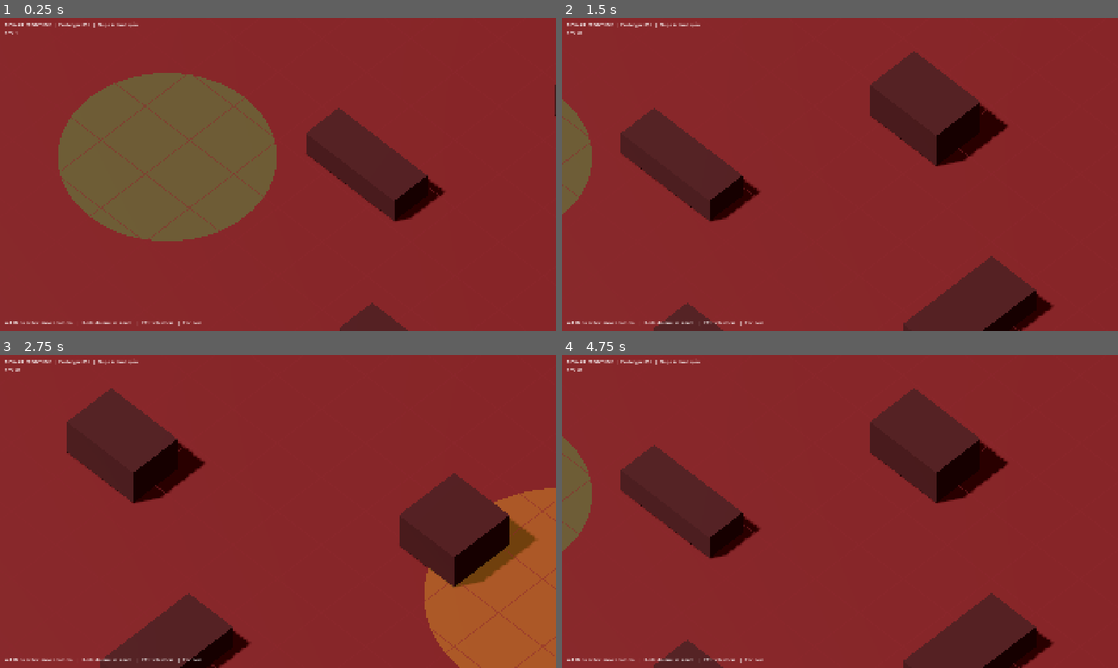
Above: before the commit, frames 1-4 (two rows, left to right).
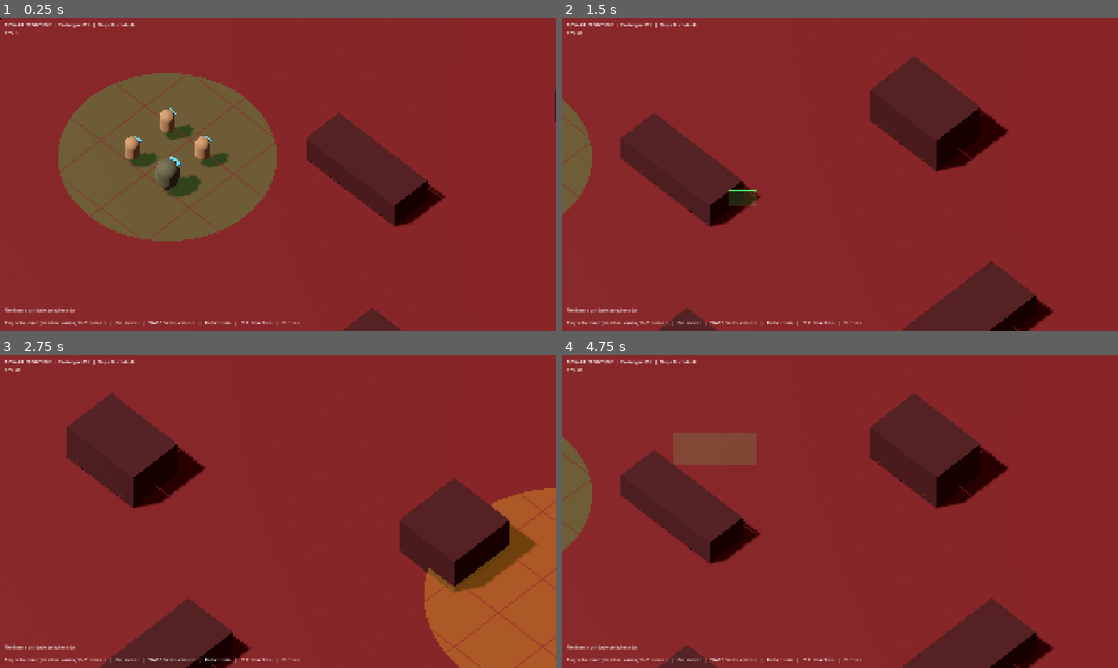
Above: after the commit, the same moments.

Repository: polargamerbr/BIO-WARS-GAME
Game: Godot game, scene res://scenes/main/Main.tscn
Two runs of this game, one before a commit and one after it. Both use one fixed random seed, a clock stepped at 60 frames per second and the inputs below.
Inputs (mouse positions are in pixels of both pictures, inside the frame that each line leads up to):
- Up to frame 1 (0.25 s): no input
- Up to frame 2 (1.5 s): tap Enter at 0.5 s; move the mouse to (962, 158) at 0.52 s; hold D 0.53-1.25 s; click (962, 158) at 0.67 s; drag from (728, 190) to (812, 237) at 1.27 s
- Up to frame 3 (2.75 s): move the mouse to (333, 442) at 2.02 s; hold D from 2.03 s (still down); click (333, 442) at 2.17 s
- Up to frame 4 (4.75 s): release D at 2.75 s; drag from (812, 574) to (673, 464) at 2.77 s; move the mouse to (1006, 558) at 3.52 s; hold A 3.53-4.25 s; click (1006, 558) at 3.67 s; drag from (673, 464) to (756, 433) at 4.27 s

The runs differ from the first frame. In frame 1, 3.3% of the frame differs, in the area x 0-100%, y 0-100%; in frame 2, 3.5%; in frame 3, 3.1%; in frame 4, 4.8%, in the area x 0-89%, y 1-100%.

Commit message:
Etapa B: unidade base, seleção e movimento
- UnitData (Resource) e dados provisórios de Neutrophil e Macrophage
- Unit: corpo provisório, anel de seleção, vida e movimento com
  NavigationAgent3D e desvio entre unidades
- SelectionController: clique, arrastar, Shift e ordem de movimento
  com clique direito, marcador de destino e painel da seleção
- Chão e obstáculos com colisão; malha de navegação gerada só a partir
  do chão, com obstáculos como bloqueios (evita ilhas no topo deles)
- 3 Neutrophil e 1 Macrophage na área inicial
- Docs: CHANGELOG 0.0.2, README e decisões D003 e D004

Co-Authored-By: Claude Sonnet 5.5 <noreply@anthropic.com>

Diff:
--- /dev/null
+++ b/data/units/macrophage.tres
@@ -0,0 +1,14 @@
+[gd_resource type="Resource" script_class="UnitData" load_steps=2 format=3]
+
+[ext_resource type="Script" path="res://scripts/units/unit_data.gd" id="1_data"]
+
+[resource]
+script = ExtResource("1_data")
+id = &"macrophage"
+display_name = "MACROPHAGE"
+category = 0
+max_health = 250.0
+move_speed = 3.5
+body_radius = 0.75
+body_height = 2.2
+body_color = Color(0.30, 0.33, 0.25, 1)
--- /dev/null
+++ b/data/units/neutrophil.tres
@@ -0,0 +1,14 @@
+[gd_resource type="Resource" script_class="UnitData" load_steps=2 format=3]
+
+[ext_resource type="Script" path="res://scripts/units/unit_data.gd" id="1_data"]
+
+[resource]
+script = ExtResource("1_data")
+id = &"neutrophil"
+display_name = "NEUTROPHIL"
+category = 0
+max_health = 100.0
+move_speed = 6.0
+body_radius = 0.5
+body_height = 1.8
+body_color = Color(0.55, 0.47, 0.33, 1)
--- a/scripts/core/main.gd
+++ b/scripts/core/main.gd
@@ -4,19 +4,36 @@
 ## erro em arquivo de cena. Quando o sistema de mapas existir, isto vira cena própria.
 
 const CameraRigScript := preload("res://scripts/core/camera_rig.gd")
+const SelectionControllerScript := preload("res://scripts/core/selection_controller.gd")
+const UnitScript := preload("res://scripts/units/unit.gd")
 
 const MAP_SIZE := 80.0
+const START_ZONE_CENTER := Vector3(-24.0, 0.0, 18.0)
+
+## Unidades iniciais do teste, com a posição relativa ao centro da área inicial.
+const STARTING_UNITS := [
+	["res://data/units/neutrophil.tres", Vector3(-1.6, 0.0, -1.6)],
+	["res://data/units/neutrophil.tres", Vector3(1.6, 0.0, -1.6)],
+	["res://data/units/neutrophil.tres", Vector3(-1.6, 0.0, 1.6)],
+	["res://data/units/macrophage.tres", Vector3(1.6, 0.0, 1.6)],
+]
 
 var _fps_label: Label
+var _nav_region: NavigationRegion3D
+var _obstacle_boxes: Array[AABB] = []
 
 
 func _ready() -> void:
 	_build_environment()
+	_build_navigation_region()
 	_build_ground()
+	_build_obstacles()
+	_bake_navigation()
 	_build_grid()
-	_build_obstacles()
 	_build_zones()
 	_build_camera()
+	_spawn_units()
+	_build_selection()
 	_build_hud()
 
 
@@ -55,17 +72,81 @@
 	add_child(sun)
 
 
+func _build_navigation_region() -> void:
+	_nav_region = NavigationRegion3D.new()
+	_nav_region.name = "NavigationRegion"
+	add_child(_nav_region)
+
+
+func _bake_navigation() -> void:
+	## Só o chão é superfície andável. Os obstáculos entram como bloqueios que recortam a malha,
+	## senão o topo deles viraria uma ilha navegável impossível de alcançar.
+	## O raio do agente (0,75 m) cobre a maior unidade, o Macrophage.
+	var nav_mesh := NavigationMesh.new()
+	nav_mesh.cell_size = 0.25
+	nav_mesh.cell_height = 0.25
+	nav_mesh.agent_radius = 0.75
+	nav_mesh.agent_height = 2.0
+
+	var source := NavigationMeshSourceGeometryData3D.new()
+	var h := MAP_SIZE * 0.5
+	var ground_faces := PackedVector3Array([
+		Vector3(-h, 0.0, -h), Vector3(h, 0.0, -h), Vector3(h, 0.0, h),
+		Vector3(-h, 0.0, -h), Vector3(h, 0.0, h), Vector3(-h, 0.0, h),
+	])
+	source.add_faces(ground_faces, Transform3D.IDENTITY)
+	for box in _obstacle_boxes:
+		var lo := box.position
+		var hi := box.end
+		var outline := PackedVector3Array([
+			Vector3(lo.x, 0.0, lo.z), Vector3(hi.x, 0.0, lo.z),
+			Vector3(hi.x, 0.0, hi.z), Vector3(lo.x, 0.0, hi.z),
+		])
+		# carve = false para o raio do agente também afastar o caminho dos obstáculos.
+		source.add_projected_obstruction(outline, 0.0, box.size.y, false)
+
+	NavigationServer3D.bake_from_source_geometry_data(nav_mesh, source)
+	_nav_region.navigation_mesh = nav_mesh
+
+	# O bake deixa a malha um pouco acima do chão. Abaixa a região por esse desvio, para a
+	# malha ficar em y = 0 junto com os pés das unidades (as distâncias de chegada são em 3D).
+	var lowest := INF
+	for v in nav_mesh.get_vertices():
+		lowest = minf(lowest, v.y)
+	_nav_region.position.y = -lowest
+
+
+func _add_static_block(
+	block_name: String, center: Vector3, size: Vector3, material: Material, blocks_navigation := false
+) -> void:
+	## Bloco sólido com colisão (camada do mundo) e malha visível.
+	if blocks_navigation:
+		_obstacle_boxes.append(AABB(center - size * 0.5, size))
+	var body := StaticBody3D.new()
+	body.name = block_name
+	body.collision_layer = Unit.LAYER_WORLD
+	body.collision_mask = 0
+	body.position = center
+	var shape := BoxShape3D.new()
+	shape.size = size
+	var collider := CollisionShape3D.new()
+	collider.shape = shape
+	body.add_child(collider)
+	var mesh := BoxMesh.new()
+	mesh.size = size
+	mesh.material = material
+	var visual := MeshInstance3D.new()
+	visual.mesh = mesh
+	body.add_child(visual)
+	_nav_region.add_child(body)
+
+
 func _build_ground() -> void:
-	var mesh := PlaneMesh.new()
-	mesh.size = Vector2(MAP_SIZE, MAP_SIZE)
 	var mat := StandardMaterial3D.new()
 	mat.albedo_color = Color(0.36, 0.08, 0.10)
 	mat.roughness = 0.85
-	mesh.material = mat
-	var ground := MeshInstance3D.new()
-	ground.name = "Ground"
-	ground.mesh = mesh
-	add_child(ground)
+	# Placa de 1 m de espessura com o topo em y = 0.
+	_add_static_block("Ground", Vector3(0.0, -0.5, 0.0), Vector3(MAP_SIZE, 1.0, MAP_SIZE), mat)
 
 
 func _build_grid() -> void:
@@ -106,14 +187,7 @@
 	mat.roughness = 0.9
 	var i := 0
 	for o in obstacles:
-		var mesh := BoxMesh.new()
-		mesh.size = o[1]
-		mesh.material = mat
-		var block := MeshInstance3D.new()
-		block.name = "Obstacle%d" % i
-		block.mesh = mesh
-		block.position = o[0]
-		add_child(block)
+		_add_static_block("Obstacle%d" % i, o[0], o[1], mat, true)
 		i += 1
 
 
@@ -148,12 +222,26 @@
 	add_child(rig)
 
 
+func _spawn_units() -> void:
+	for entry in STARTING_UNITS:
+		var unit := UnitScript.new() as Unit
+		unit.setup(load(entry[0]) as UnitData)
+		unit.position = START_ZONE_CENTER + (entry[1] as Vector3)
+		add_child(unit)
+
+
+func _build_selection() -> void:
+	var controller := SelectionControllerScript.new()
+	controller.name = "SelectionController"
+	add_child(controller)
+
+
 func _build_hud() -> void:
 	var layer := CanvasLayer.new()
 	add_child(layer)
 
 	var title := Label.new()
-	title.text = "BIOWAR: FRONTLINE  |  Prototype 001  |  Etapa A: fundação"
+	title.text = "BIOWAR: FRONTLINE  |  Prototype 001  |  Etapa B: controle"
 	title.position = Vector2(16.0, 12.0)
 	layer.add_child(title)
 
@@ -162,6 +250,6 @@
 	layer.add_child(_fps_label)
 
 	var help := Label.new()
-	help.text = "WASD ou setas: mover câmera   |   Roda do mouse: zoom   |   F11: tela cheia   |   Esc: sair"
+	help.text = "Esq: selecionar (arrastar: vários, Shift: somar)   |   Dir: mover   |   WASD/setas: câmera   |   Roda: zoom   |   F11: tela cheia   |   Esc: sair"
 	help.position = Vector2(16.0, 1040.0)
 	layer.add_child(help)
--- /dev/null
+++ b/scripts/core/selection_controller.gd
@@ -0,0 +1,213 @@
+class_name SelectionController
+extends Node
+## Seleção e ordens de movimento com o mouse.
+##   Clique esquerdo: seleciona uma unidade (clicar no vazio limpa a seleção).
+##   Arrastar com o esquerdo: seleciona todas as unidades dentro do retângulo.
+##   Shift: soma à seleção (ou tira, no clique em uma unidade já selecionada).
+##   Clique direito: manda as unidades selecionadas para o ponto.
+## A seleção não interfere no movimento: só guarda quais unidades receberão a ordem.
+
+const DRAG_THRESHOLD := 6.0  ## Pixels que separam clique de arrasto.
+const RAY_LENGTH := 500.0
+const SLOT_GAP := 0.8  ## Espaço entre as unidades ao distribuir o destino, além dos corpos.
+
+var _selected: Array[Unit] = []
+var _pressing := false
+var _dragging := false
+var _press_pos := Vector2.ZERO
+var _overlay: BoxOverlay
+var _info: Label
+
+
+class BoxOverlay:
+	extends Control
+	var rect := Rect2()
+	var active := false
+
+	func _init() -> void:
+		mouse_filter = Control.MOUSE_FILTER_IGNORE
+		set_anchors_preset(Control.PRESET_FULL_RECT)
+
+	func _draw() -> void:
+		if active:
+			draw_rect(rect, Color(0.35, 1.0, 0.45, 0.15), true)
+			draw_rect(rect, Color(0.35, 1.0, 0.45, 0.9), false, 1.5)
+
+
+func _ready() -> void:
+	var layer := CanvasLayer.new()
+	layer.layer = 5
+	add_child(layer)
+	_overlay = BoxOverlay.new()
+	layer.add_child(_overlay)
+	_info = Label.new()
+	_info.position = Vector2(16.0, 996.0)
+	layer.add_child(_info)
+	_refresh_info()
+
+
+func get_selected() -> Array[Unit]:
+	return _selected
+
+
+func _unhandled_input(event: InputEvent) -> void:
+	var button := event as InputEventMouseButton
+	if button != null:
+		if button.button_index == MOUSE_BUTTON_LEFT:
+			if button.pressed:
+				_pressing = true
+				_dragging = false
+				_press_pos = button.position
+			elif _pressing:
+				_finish_press(button.position, button.shift_pressed)
+		elif button.button_index == MOUSE_BUTTON_RIGHT and button.pressed:
+			_order_move(button.position)
+		return
+
+	var motion := event as InputEventMouseMotion
+	if motion != null and _pressing:
+		if not _dragging and motion.position.distance_to(_press_pos) > DRAG_THRESHOLD:
+			_dragging = true
+		if _dragging:
+			_overlay.rect = Rect2(_press_pos, motion.position - _press_pos).abs()
+			_overlay.active = true
+			_overlay.queue_redraw()
+
+
+func _finish_press(pos: Vector2, additive: bool) -> void:
+	if _dragging:
+		_box_select(Rect2(_press_pos, pos - _press_pos).abs(), additive)
+	else:
+		_click_select(pos, additive)
+	_pressing = false
+	_dragging = false
+	_overlay.active = false
+	_overlay.queue_redraw()
+
+
+func _click_select(pos: Vector2, additive: bool) -> void:
+	var hit := _raycast(pos, Unit.LAYER_UNITS)
+	var unit: Unit = null
+	if not hit.is_empty():
+		unit = hit["collider"] as Unit
+	if unit == null:
+		if not additive:
+			_clear_selection()
+	elif additive:
+		_set_unit_selected(unit, not unit.selected)
+	else:
+		_clear_selection()
+		_set_unit_selected(unit, true)
+	_refresh_info()
+
+
+func _box_select(rect: Rect2, additive: bool) -> void:
+	var camera := get_viewport().get_camera_3d()
+	if not additive:
+		_clear_selection()
+	for node in get_tree().get_nodes_in_group(Unit.GROUP):
+		var unit := node as Unit
+		var center := unit.get_center()
+		if camera.is_position_behind(center):
+			continue
+		if rect.has_point(camera.unproject_position(center)):
+			_set_unit_selected(unit, true)
+	_refresh_info()
+
+
+func _order_move(pos: Vector2) -> void:
+	_prune_selection()
+	if _selected.is_empty():
+		return
+	var hit := _raycast(pos, Unit.LAYER_WORLD)
+	if hit.is_empty():
+		return
+	var point: Vector3 = hit["position"]
+	# Distribuição provisória em grade. O FormationManager (Etapa D) substitui isto.
+	var slots := _grid_slots(point)
+	for i in _selected.size():
+		_selected[i].move_to(slots[i])
+	_spawn_marker(point)
+
+
+func _grid_slots(center: Vector3) -> Array[Vector3]:
+	var widest := 0.0
+	for unit in _selected:
+		widest = maxf(widest, unit.data.body_radius * 2.0)
+	var gap := widest + SLOT_GAP
+	var count := _selected.size()
+	var cols := ceili(sqrt(float(count)))
+	var rows := ceili(float(count) / cols)
+	var slots: Array[Vector3] = []
+	for i in count:
+		var col := i % cols
+		var row := floori(float(i) / cols)
+		var offset := Vector3((col - (cols - 1) * 0.5) * gap, 0.0, (row - (rows - 1) * 0.5) * gap)
+		slots.append(center + offset)
+	return slots
+
+
+func _spawn_marker(point: Vector3) -> void:
+	var torus := TorusMesh.new()
+	torus.inner_radius = 0.5
+	torus.outer_radius = 0.7
+	var mat := StandardMaterial3D.new()
+	mat.shading_mode = BaseMaterial3D.SHADING_MODE_UNSHADED
+	mat.transparency = BaseMaterial3D.TRANSPARENCY_ALPHA
+	mat.albedo_color = Color(0.35, 1.0, 0.45, 0.9)
+	torus.material = mat
+	var marker := MeshInstance3D.new()
+	marker.mesh = torus
+	marker.scale = Vector3(1.0, 0.2, 1.0)
+	marker.position = point + Vector3.UP * 0.08
+	get_parent().add_child(marker)
+	var tween := marker.create_tween().set_parallel(true)
+	tween.tween_property(marker, "scale", Vector3(2.0, 0.2, 2.0), 0.5)
+	tween.tween_property(mat, "albedo_color:a", 0.0, 0.5)
+	tween.chain().tween_callback(marker.queue_free)
+
+
+func _raycast(pos: Vector2, mask: int) -> Dictionary:
+	var camera := get_viewport().get_camera_3d()
+	var from := camera.project_ray_origin(pos)
+	var to := from + camera.project_ray_normal(pos) * RAY_LENGTH
+	var query := PhysicsRayQueryParameters3D.create(from, to, mask)
+	return camera.get_world_3d().direct_space_state.intersect_ray(query)
+
+
+func _set_unit_selected(unit: Unit, value: bool) -> void:
+	unit.selected = value
+	if value and not _selected.has(unit):
+		_selected.append(unit)
+	elif not value:
+		_selected.erase(unit)
+
+
+func _clear_selection() -> void:
+	for unit in _selected:
+		if is_instance_valid(unit):
+			unit.selected = false
+	_selected.clear()
+
+
+func _prune_selection() -> void:
+	for i in range(_selected.size() - 1, -1, -1):
+		if not is_instance_valid(_selected[i]):
+			_selected.remove_at(i)
+
+
+func _refresh_info() -> void:
+	_prune_selection()
+	if _selected.is_empty():
+		_info.text = "Nenhuma unidade selecionada"
+	elif _selected.size() == 1:
+		var unit := _selected[0]
+		_info.text = "%s  |  Vida %d/%d" % [unit.data.display_name, unit.health, unit.data.max_health]
+	else:
+		var counts := {}
+		for unit in _selected:
+			counts[unit.data.display_name] = counts.get(unit.data.display_name, 0) + 1
+		var parts: PackedStringArray = []
+		for unit_name in counts:
+			parts.append("%dx %s" % [counts[unit_name], unit_name])
+		_info.text = "Selecionadas: %d  |  %s" % [_selected.size(), ", ".join(parts)]
--- /dev/null
+++ b/scripts/units/unit.gd
@@ -0,0 +1,143 @@
+class_name Unit
+extends CharacterBody3D
+## Unidade base. Os atributos vêm de um UnitData; a unidade só sabe se mover e ser selecionada.
+## O corpo é provisório (cápsula) até existirem os modelos 3D. Combate fica para a Etapa C.
+## A origem do nó fica nos pés da unidade, no chão.
+
+signal selected_changed(is_selected: bool)
+
+const LAYER_WORLD := 1  ## Chão e obstáculos.
+const LAYER_UNITS := 2  ## Unidades, usada para escolher com o mouse.
+const GROUP := &"units"
+
+var data: UnitData
+var health: float = 0.0
+var selected: bool = false:
+	set = set_selected
+
+var _agent: NavigationAgent3D
+var _ring: MeshInstance3D
+
+
+## Deve ser chamada antes de add_child.
+func setup(unit_data: UnitData) -> void:
+	data = unit_data
+	health = unit_data.max_health
+
+
+func _ready() -> void:
+	add_to_group(GROUP)
+	collision_layer = LAYER_UNITS
+	collision_mask = LAYER_WORLD
+	motion_mode = CharacterBody3D.MOTION_MODE_FLOATING
+	_build_body()
+	_build_selection_ring()
+	_build_agent()
+
+
+func _physics_process(_delta: float) -> void:
+	if _agent.is_navigation_finished():
+		return
+	var to_next := _agent.get_next_path_position() - global_position
+	to_next.y = 0.0
+	_agent.velocity = to_next.normalized() * data.move_speed
+
+
+## Centro do corpo no mundo, usado para projetar a unidade na tela.
+func get_center() -> Vector3:
+	return global_position + Vector3.UP * (data.body_height * 0.5)
+
+
+## Ordena o deslocamento até o ponto. O destino é ajustado para a área navegável mais próxima.
+func move_to(world_pos: Vector3) -> void:
+	var nav_map := get_world_3d().navigation_map
+	_agent.target_position = NavigationServer3D.map_get_closest_point(nav_map, world_pos)
+
+
+func stop() -> void:
+	_agent.target_position = global_position
+	velocity = Vector3.ZERO
+
+
+func is_moving() -> bool:
+	return not _agent.is_navigation_finished()
+
+
+func set_selected(value: bool) -> void:
+	if selected == value:
+		return
+	selected = value
+	if _ring != null:
+		_ring.visible = value
+	selected_changed.emit(value)
+
+
+func _on_velocity_computed(safe_velocity: Vector3) -> void:
+	velocity = Vector3(safe_velocity.x, 0.0, safe_velocity.z)
+	if velocity.length_squared() > 0.01:
+		var target_yaw := atan2(-velocity.x, -velocity.z)
+		rotation.y = lerp_angle(rotation.y, target_yaw, 0.25)
+	move_and_slide()
+
+
+func _build_body() -> void:
+	var half_h := data.body_height * 0.5
+	var shape := CapsuleShape3D.new()
+	shape.radius = data.body_radius
+	shape.height = data.body_height
+	var collider := CollisionShape3D.new()
+	collider.shape = shape
+	collider.position.y = half_h
+	add_child(collider)
+
+	var mat := StandardMaterial3D.new()
+	mat.albedo_color = data.body_color
+	mat.roughness = 0.8
+	var capsule := CapsuleMesh.new()
+	capsule.radius = data.body_radius
+	capsule.height = data.body_height
+	capsule.material = mat
+	var body := MeshInstance3D.new()
+	body.mesh = capsule
+	body.position.y = half_h
+	add_child(body)
+
+	# Visor azul no lado da frente (-Z), para ver para onde a unidade está virada.
+	var visor_mat := StandardMaterial3D.new()
+	visor_mat.albedo_color = Color(0.25, 0.55, 0.95)
+	visor_mat.emission_enabled = true
+	visor_mat.emission = Color(0.1, 0.3, 0.6)
+	var visor_mesh := BoxMesh.new()
+	visor_mesh.size = Vector3(data.body_radius * 1.1, data.body_radius * 0.35, data.body_radius * 0.5)
+	visor_mesh.material = visor_mat
+	var visor := MeshInstance3D.new()
+	visor.mesh = visor_mesh
+	visor.position = Vector3(0.0, data.body_height * 0.78, -data.body_radius * 0.85)
+	add_child(visor)
+
+
+func _build_selection_ring() -> void:
+	var torus := TorusMesh.new()
+	torus.inner_radius = data.body_radius + 0.15
+	torus.outer_radius = data.body_radius + 0.35
+	var mat := StandardMaterial3D.new()
+	mat.shading_mode = BaseMaterial3D.SHADING_MODE_UNSHADED
+	mat.albedo_color = Color(0.35, 1.0, 0.45)
+	torus.material = mat
+	_ring = MeshInstance3D.new()
+	_ring.mesh = torus
+	_ring.position.y = 0.06
+	_ring.scale.y = 0.3
+	_ring.visible = selected
+	add_child(_ring)
+
+
+func _build_agent() -> void:
+	_agent = NavigationAgent3D.new()
+	_agent.radius = data.body_radius
+	_agent.path_desired_distance = 0.6
+	_agent.target_desired_distance = 0.6
+	_agent.max_speed = data.move_speed
+	_agent.avoidance_enabled = true
+	_agent.velocity_computed.connect(_on_velocity_computed)
+	add_child(_agent)
--- /dev/null
+++ b/scripts/units/unit_data.gd
@@ -0,0 +1,17 @@
+class_name UnitData
+extends Resource
+## Definição de uma unidade, independente da missão em que aparece.
+## Todos os atributos vêm de arquivos .tres em data/units/. Nada de valor fixo no código.
+## Os valores atuais são provisórios (ver DECISIONS.md) e não valem como regra de jogo.
+
+enum Category { NATURAL_DEFENSE, ADAPTIVE_DEFENSE, SPECIALIZED_DEFENSE }
+
+@export var id: StringName = &""
+@export var display_name: String = ""
+@export var category: Category = Category.NATURAL_DEFENSE
+@export var max_health: float = 100.0
+@export var move_speed: float = 5.0  ## Metros por segundo.
+@export_group("Corpo provisório")
+@export var body_radius: float = 0.5  ## Metros. Também é o raio do agente de navegação.
+@export var body_height: float = 1.8  ## Metros.
+@export var body_color: Color = Color(0.5, 0.5, 0.5)
Not shown, added: Tripo3d_Godot_Bridge/resources/tripo_logo.png.import
Not shown, added: scripts/core/selection_controller.gd.uid
Not shown, added: scripts/units/unit.gd.uid
Not shown, added: scripts/units/unit_data.gd.uid
Not shown, changed: docs/CHANGELOG.md
Not shown, changed: docs/DECISIONS.md
